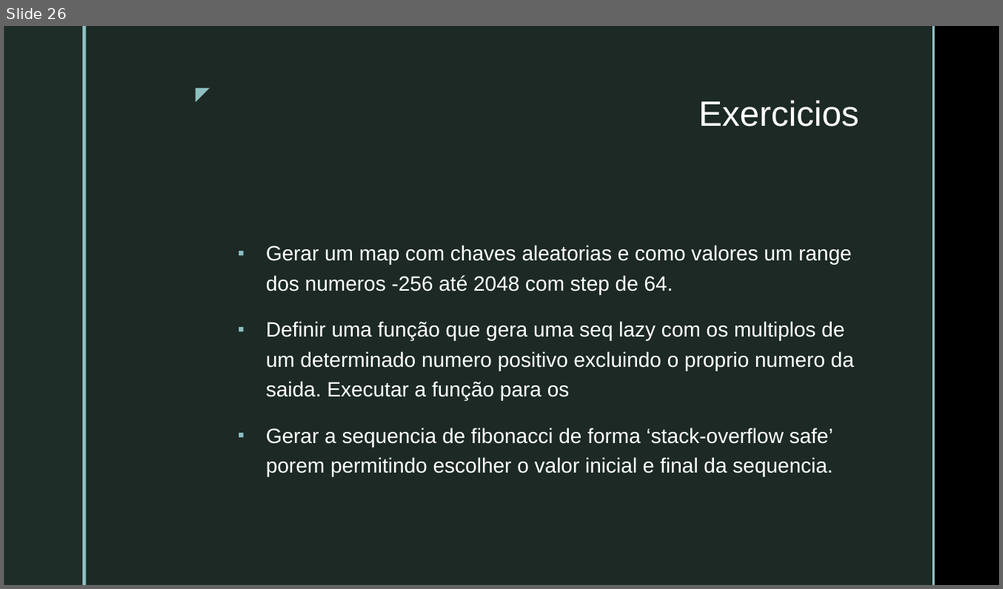
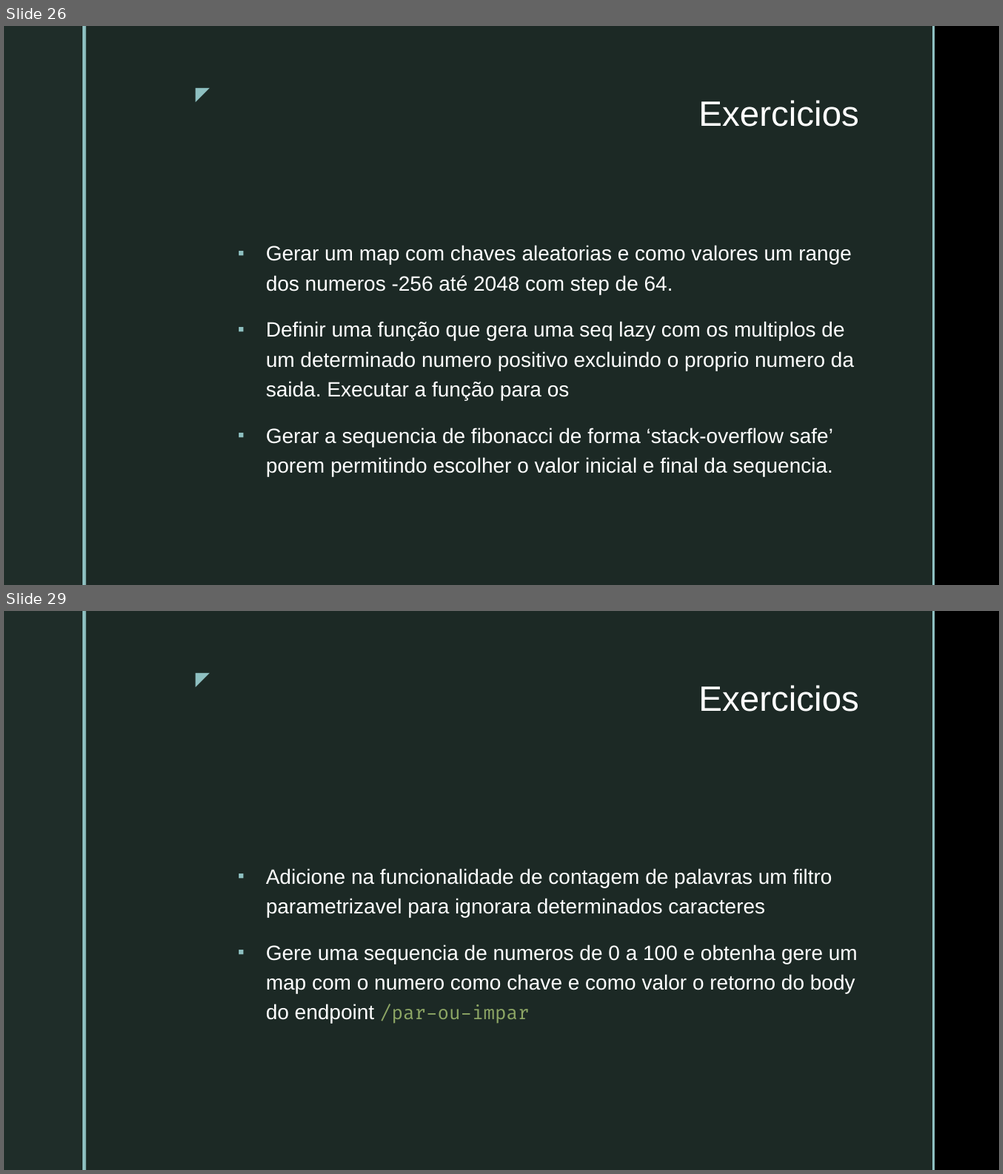
Before and after one commit to VictorInacio/curso-clojure-mybank, a slide deck: doc/NUBOOT-MOD3-PROG-TEC-CLJ.pptx. Shown one above the other, each under a label of ours: slide 26 before the commit, slides 26 and 29 after it; the slides between them are not shown. The pictures are 1003x589 and 1003x1174 pixels, drawn with LibreOffice and Linux fonts; fonts in the diff are those of the drawing; background and template pictures are left out. Boxes give left, top, right and bottom in pixels: in the first picture for what was removed or moved away, otherwise in the second. Text is boxed around its words. In the diff, an @@ line names an element or a change of style, - is before the commit and + after.

```diff
--- a/doc/NUBOOT-MOD3-PROG-TEC-CLJ.pptx
+++ b/doc/NUBOOT-MOD3-PROG-TEC-CLJ.pptx
@@ slide 29 added at <box>4,611,999,1170</box>, background picture (left out); not listed: 5 template elements that a slide beside it also shows @@
@@ title added at <box>698,685,858,712</box>, 34 pt, text #FFFFFF @@
+Exercicios
@@ text added at <box>266,869,857,1024</box>, 20 pt, text #FFFFFF @@
+▪ Adicione na funcionalidade de contagem de palavras um filtro parametrizavel para ignorara determinados caracteres
+▪ Gere uma sequencia de numeros de 0 a 100 e obtenha gere um map com o numero como chave e como valor o retorno do body do endpoint /par-ou-impar
```
Also in this commit, not shown: 2 other slides added, 3 other files.
